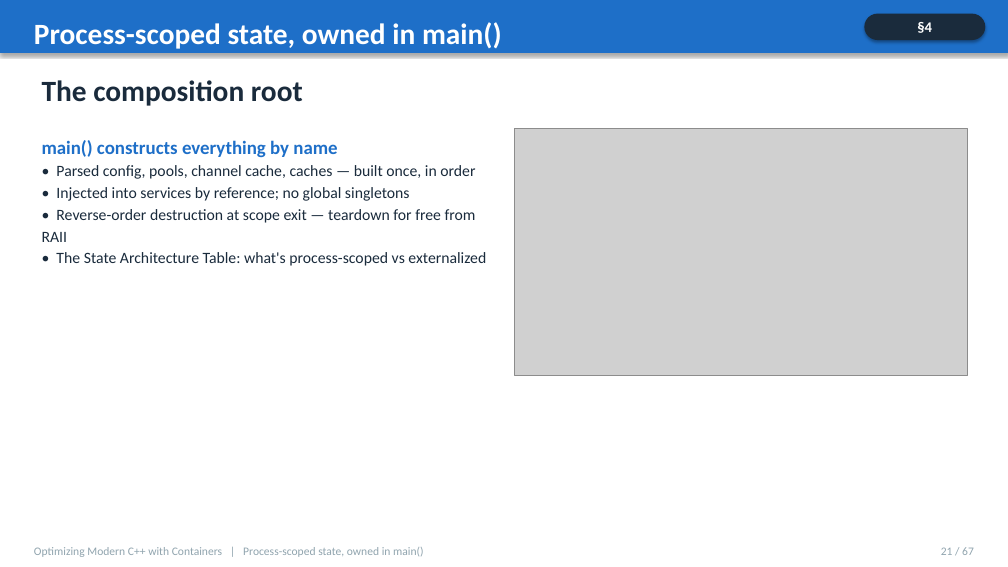
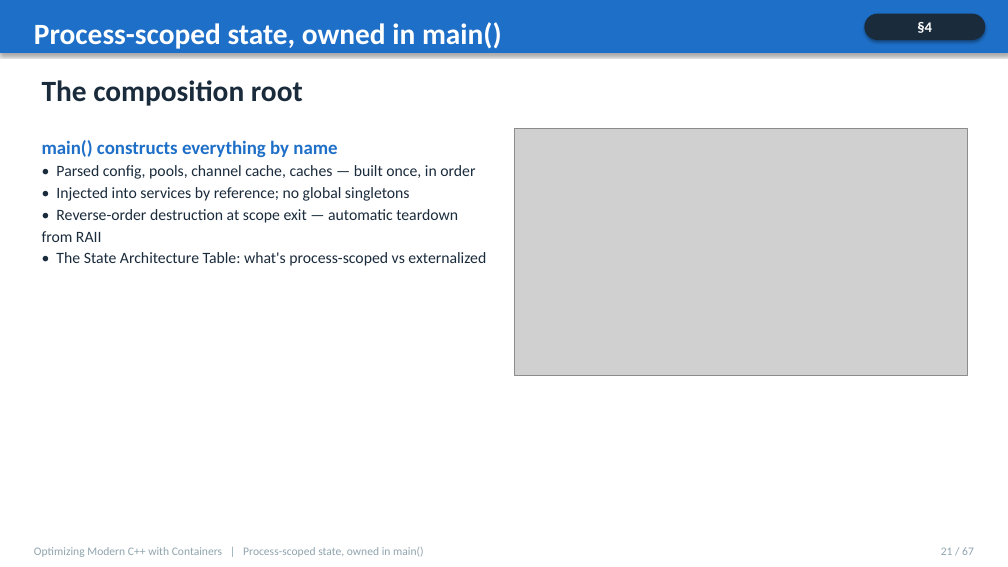
Before and after one commit to patterncatalyst/cpp-statelessness, a slide deck: slide 21 of presentation/cpp-statelessness-compendium.pptx. Drawn at 1008x567 pixels with LibreOffice and Linux fonts; fonts in the diff are those of the drawing; grey boxes stand for pictures. Boxes give left, top, right and bottom in pixels: in the first picture for what was removed or moved away, otherwise in the second. Text is boxed around its words. In the diff, an @@ line names an element or a change of style, - is before the commit and + after.

```diff
--- a/presentation/cpp-statelessness-compendium.pptx
+++ b/presentation/cpp-statelessness-compendium.pptx
@@ text at (42, 209, 458, 242): text changed @@
-• Reverse-order destruction at scope exit — teardown for free from RAII
+• Reverse-order destruction at scope exit — automatic teardown from RAII
```
Also in this commit, not shown: 20 other slides changed, 5 other files.
